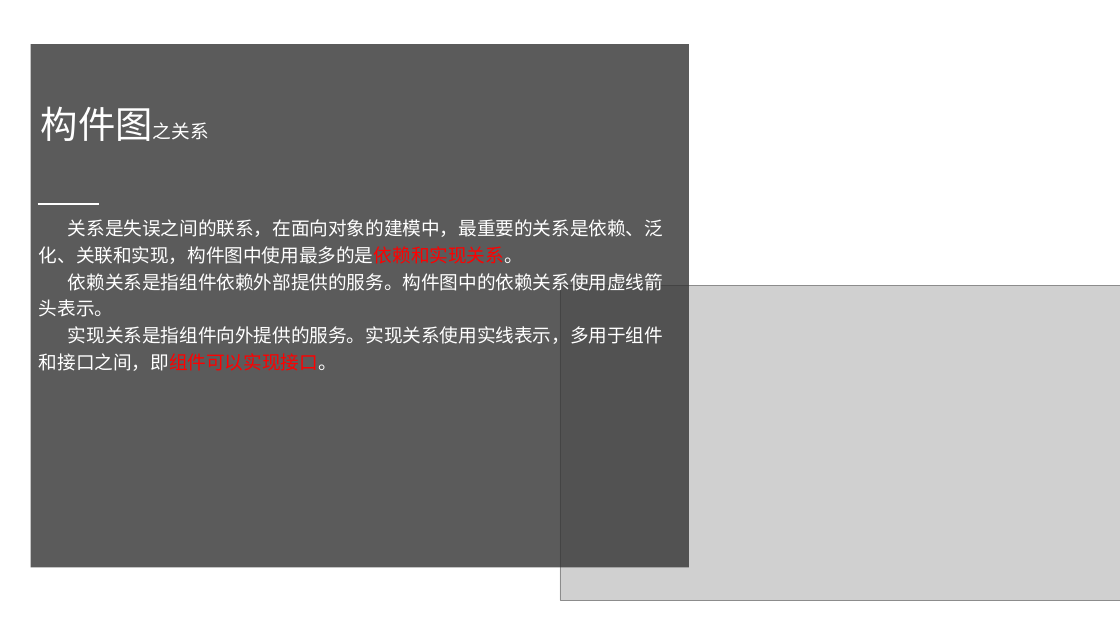
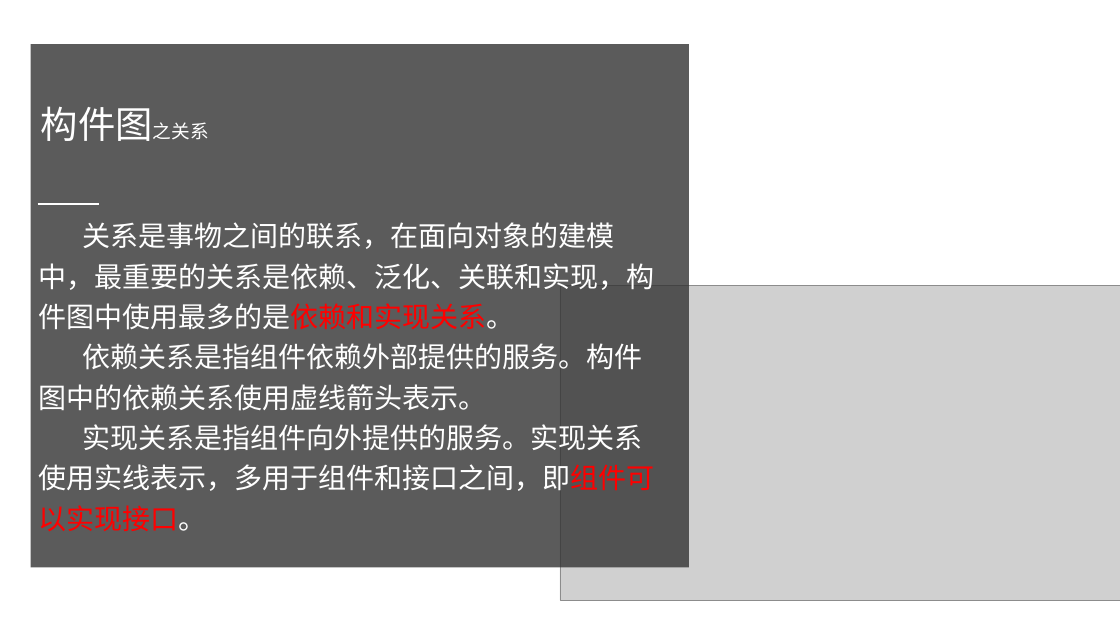
Before and after one commit to PRD2018-G10/TeachingAssistWebsiteProject, a slide deck: slide 17 of 非受控文档/2翻转PPT/PRD2018-G10-UML基础3.pptx. Drawn at 1120x630 pixels with LibreOffice and Linux fonts; fonts in the diff are those of the drawing; grey boxes stand for pictures. Boxes give left, top, right and bottom in pixels: in the first picture for what was removed or moved away, otherwise in the second. Text is boxed around its words. In the diff, an @@ line names an element or a change of style, - is before the commit and + after.

```diff
--- a/非受控文档/2翻转PPT/PRD2018-G10-UML基础3.pptx
+++ b/非受控文档/2翻转PPT/PRD2018-G10-UML基础3.pptx
@@ text at [39, 222, 655, 330]: text changed; size 16 to 24 pt @@
-关系是失误之间的联系，在面向对象的建模中，最重要的关系是依赖、泛化、关联和实现，构件图中使用最多的是依赖和实现关系。
+关系是事物之间的联系，在面向对象的建模中，最重要的关系是依赖、泛化、关联和实现，构件图中使用最多的是依赖和实现关系。
@@ text at [39, 343, 655, 531]: size 16 to 24 pt in "依赖关系是指组件依赖外部提供的服务。构件图中的依赖关系使用虚线箭头表示。", "实现关系是指组件向外提供的服务。实现关系使用实线表示，多用于组件和接口之间，即组件可以实现接口。" @@
```
Also in this commit, not shown: 12 other slides changed.
